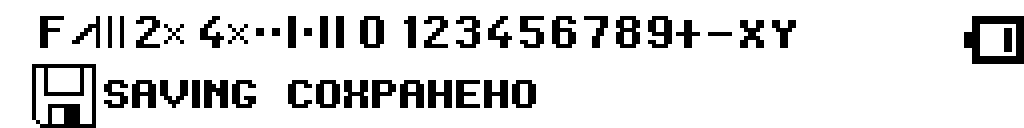
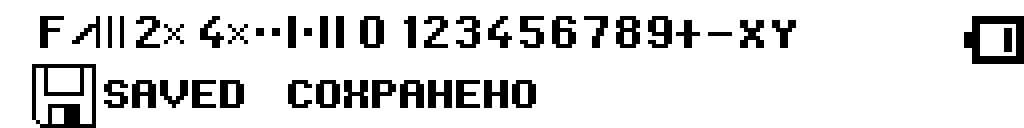
Comparing the layer stacks of the two 1024x128 images. Changes:
painted on "Background" over [200, 80, 256, 108]
